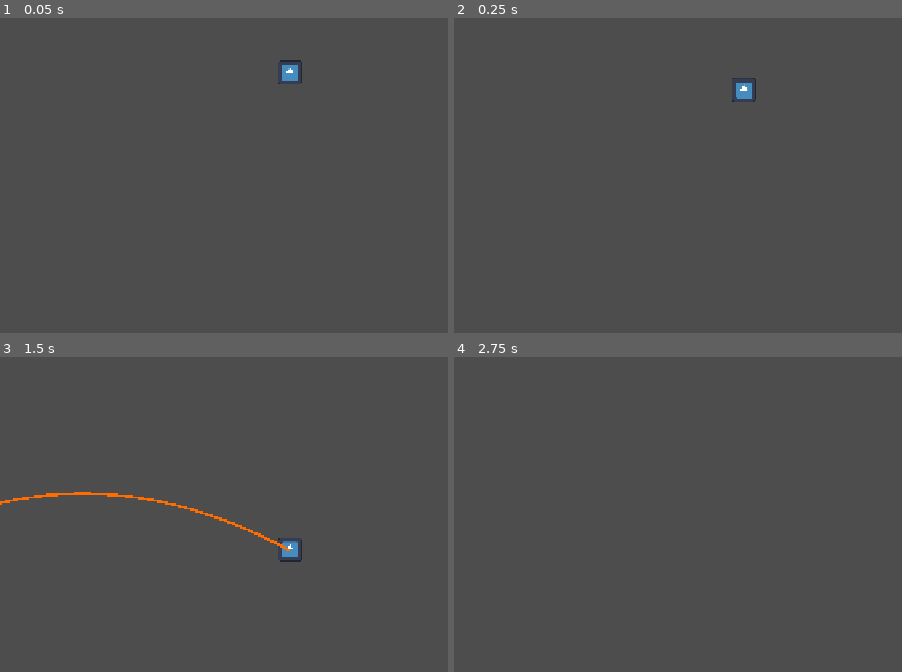
Above: before the commit, frames 1-4 (two rows, left to right).
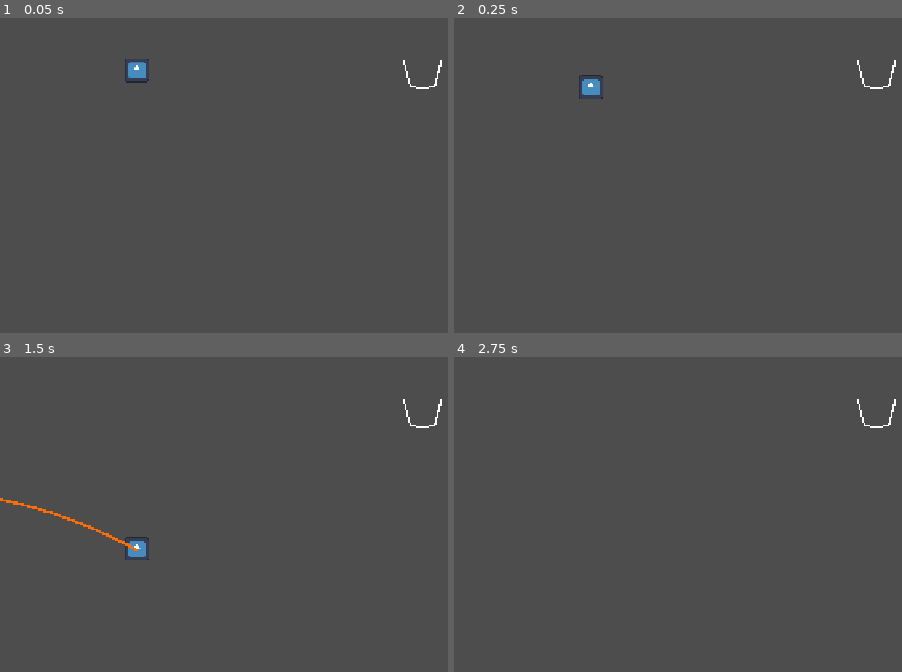
Above: after the commit, the same moments.

Repository: zannaStack/SkyHoops
Game: Godot game, scene res://scenes/main.tscn
Two runs of this game, one before a commit and one after it. Both use one fixed random seed, a clock stepped at 60 frames per second and the inputs below. The engine's default icon, where the game draws it, is replaced by a stand-in: a white triangle on a blue panel in a dark square.
Inputs (mouse positions are in pixels of both pictures, inside the frame that each line leads up to):
- Up to frame 1 (0.05 s): no input
- Up to frame 2 (0.25 s): no input
- Up to frame 3 (1.5 s): move the mouse to (outside the picture) at 0.52 s; click (outside the picture) at 0.67 s; drag from (241, 523) to (358, 593) at 1.27 s
- Up to frame 4 (2.75 s): move the mouse to (outside the picture) at 2.02 s; click (outside the picture) at 2.17 s

The runs differ from the first frame. In frame 1, 0.6% of the frame differs, in the area x 27-99%, y 13-23%; in frame 2, 0.6%; in frame 3, 1.3%, in the area x 0-99%, y 13-66%; in frame 4, 0.1%.

Commit message:
aggiunta canestro e retina

Diff:
--- /dev/null
+++ b/sky-hoops/scenes/hoop.tscn
@@ -0,0 +1,31 @@
+[gd_scene format=3 uid="uid://8shnvnc2raqs"]
+
+[ext_resource type="Script" uid="uid://ddoy3enq8x4u4" path="res://scripts/hoop.gd" id="1_kqfn8"]
+
+[sub_resource type="RectangleShape2D" id="RectangleShape2D_7fw7d"]
+size = Vector2(60, 30)
+
+[sub_resource type="CircleShape2D" id="CircleShape2D_4b3kd"]
+radius = 5.0
+
+[node name="Hoop" type="Area2D" unique_id=2129366597]
+script = ExtResource("1_kqfn8")
+
+[node name="CollisionShape2D" type="CollisionShape2D" parent="." unique_id=987441805]
+shape = SubResource("RectangleShape2D_7fw7d")
+
+[node name="RimLeft" type="StaticBody2D" parent="." unique_id=1971157256]
+position = Vector2(-32, 0)
+
+[node name="CollisionShape2D" type="CollisionShape2D" parent="RimLeft" unique_id=37198135]
+shape = SubResource("CircleShape2D_4b3kd")
+
+[node name="RimRight" type="StaticBody2D" parent="." unique_id=554700612]
+position = Vector2(32, 0)
+
+[node name="CollisionShape2D" type="CollisionShape2D" parent="RimRight" unique_id=1637186649]
+shape = SubResource("CircleShape2D_4b3kd")
+
+[node name="VisualNet" type="Line2D" parent="." unique_id=772711558]
+points = PackedVector2Array(-30, 0, -20, 40, 0, 45, 20, 40, 30, 0)
+width = 3.0
--- a/sky-hoops/scenes/main.tscn
+++ b/sky-hoops/scenes/main.tscn
@@ -1,6 +1,7 @@
 [gd_scene format=3 uid="uid://bsd78lqo0lwov"]
 
 [ext_resource type="PackedScene" uid="uid://5q0llfh6o84w" path="res://scenes/ball.tscn" id="1_o5qli"]
+[ext_resource type="PackedScene" uid="uid://8shnvnc2raqs" path="res://scenes/hoop.tscn" id="2_0wfyh"]
 
 [sub_resource type="RectangleShape2D" id="RectangleShape2D_7fw7d"]
 size = Vector2(1280, 40)
@@ -14,4 +15,7 @@
 shape = SubResource("RectangleShape2D_7fw7d")
 
 [node name="Ball" parent="." unique_id=1967342746 instance=ExtResource("1_o5qli")]
-position = Vector2(464, 213)
+position = Vector2(219, 209)
+
+[node name="Hoop" parent="." unique_id=1457214946 instance=ExtResource("2_0wfyh")]
+position = Vector2(676, 195)
--- /dev/null
+++ b/sky-hoops/scripts/hoop.gd
@@ -0,0 +1,42 @@
+extends Area2D
+
+signal goal_scored(is_micro: bool)
+
+@export var is_micro: bool = false
+
+var has_scored: bool = false
+
+func _ready() -> void:
+	body_entered.connect(_on_body_entered)
+	if is_micro:
+		scale = Vector2(0.6, 0.6)
+		modulate = Color(1.0, 0.8, 0.2)
+
+func _on_body_entered(body: Node2D) -> void:
+	# Controlla che sia la palla e che stia scendendo (Vy > 0)
+	if body is RigidBody2D and not has_scored:
+		if body.linear_velocity.y > 0:
+			has_scored = true
+			print("🏀 GOAL! Canestro effettuato! Micro: ", is_micro)
+			goal_scored.emit(is_micro)
+
+			# Mostra scritta a schermo direttamente sopra il canestro!
+			show_floating_text()
+
+			# Flash verde sul canestro
+			var tween = create_tween()
+			tween.tween_property(self, "modulate", Color(0.2, 1.0, 0.2), 0.1)
+			tween.tween_property(self, "modulate", Color.WHITE if not is_micro else Color(1.0, 0.8, 0.2), 0.4)
+
+func show_floating_text() -> void:
+	var label = Label.new()
+	label.text = "🏀 GOAL!" if not is_micro else "🔥 MICRO GOAL! +3"
+	label.position = Vector2(-40, -40)
+	label.modulate = Color(1, 0.8, 0.2)
+	add_child(label)
+
+	# Animazione elegante: il testo sale e sfuma via
+	var tween = create_tween()
+	tween.tween_property(label, "position:y", -80.0, 0.8)
+	tween.parallel().tween_property(label, "modulate:a", 0.0, 0.8)
+	tween.tween_callback(label.queue_free)
Not shown, added: sky-hoops/scripts/hoop.gd.uid
